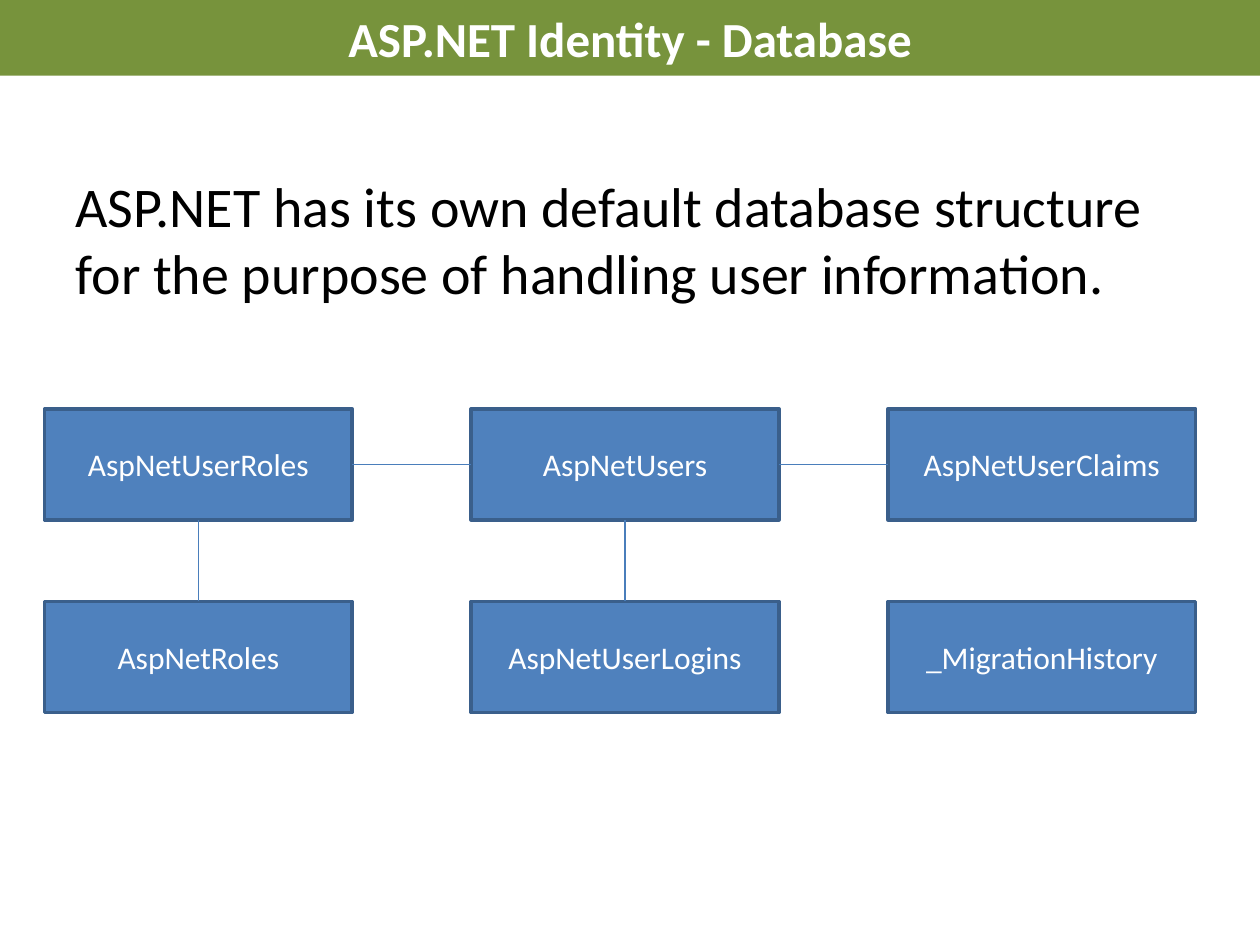
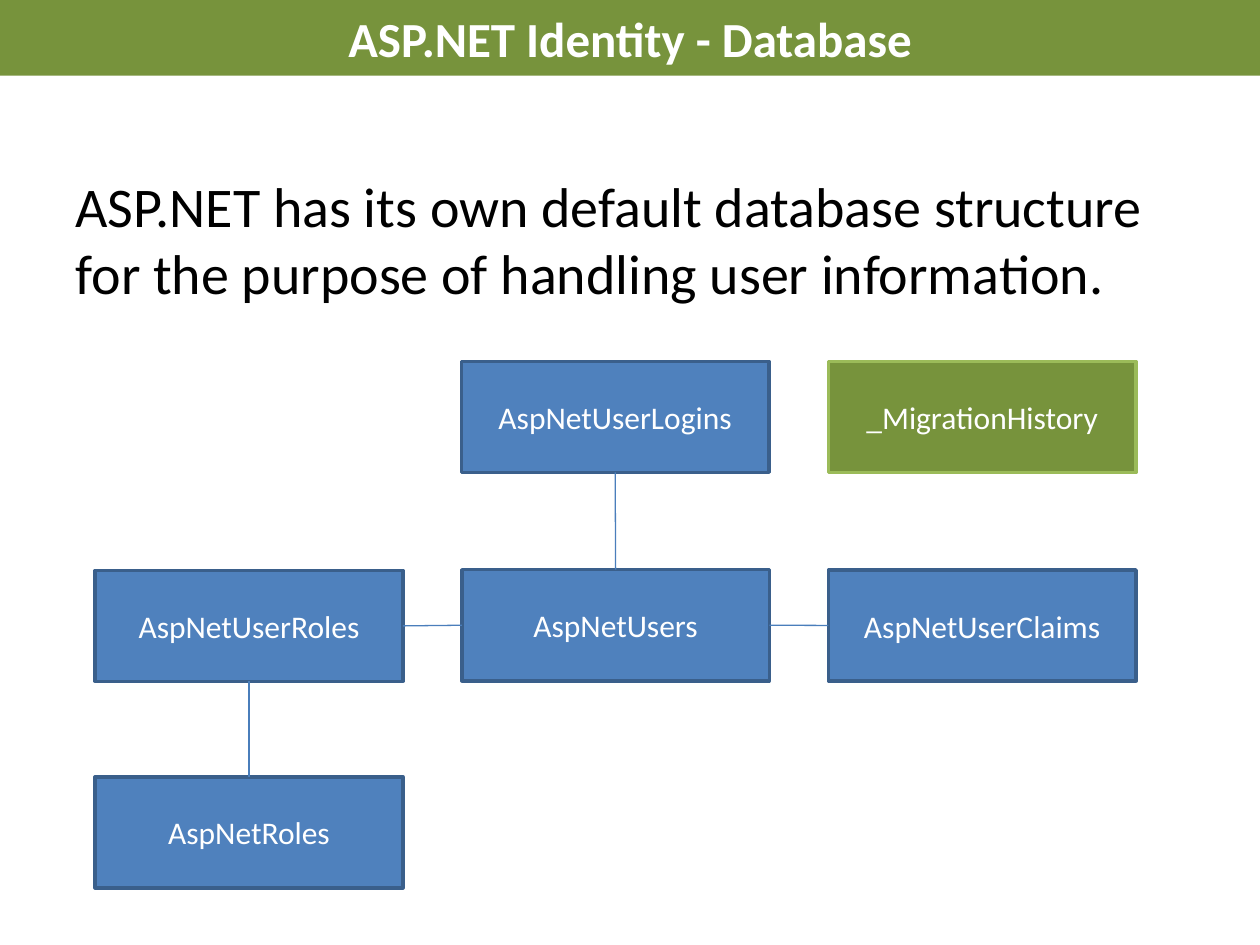
Before and after one commit to AndreasElffors/IdentityTemplate, a slide deck: slide 2 of Documents/Identity-Database.pptx. Drawn at 1260x945 pixels with LibreOffice and Linux fonts; fonts in the diff are those of the drawing; background and template pictures are left out. Boxes give left, top, right and bottom in pixels: in the first picture for what was removed or moved away, otherwise in the second. Text is boxed around its words. In the diff, an @@ line names an element or a change of style, - is before the commit and + after.

```diff
--- a/Documents/Identity-Database.pptx
+++ b/Documents/Identity-Database.pptx
@@ rectangle "AspNetUserLogins": place and size @@
-rectangle "AspNetUserLogins" at box(471, 601, 779, 712)
+rectangle "AspNetUserLogins" at box(461, 362, 769, 472)
@@ rectangle "_MigrationHistory": place and size @@
-rectangle "_MigrationHistory" at box(888, 601, 1196, 712)
+rectangle "_MigrationHistory" at box(828, 362, 1135, 472)
@@ rectangle "_MigrationHistory" at box(828, 362, 1135, 472): fill #4F81BD to #77933C; outline #3A5F8C 2 pt to #9BBB59 2 pt @@
@@ line moved from (625, 520) - (625, 601) to (616, 570) - (615, 472) @@
@@ rectangle "AspNetUserRoles": place and size @@
-rectangle "AspNetUserRoles" at box(44, 408, 352, 519)
+rectangle "AspNetUserRoles" at box(96, 571, 403, 682)
@@ rectangle "AspNetUsers": place and size @@
-rectangle "AspNetUsers" at box(471, 408, 779, 519)
+rectangle "AspNetUsers" at box(462, 570, 770, 680)
@@ rectangle "AspNetUserClaims": place and size @@
-rectangle "AspNetUserClaims" at box(888, 408, 1196, 519)
+rectangle "AspNetUserClaims" at box(828, 570, 1135, 680)
@@ line moved from (353, 464) - (471, 464) to (403, 626) - (462, 625) @@
@@ line moved from (779, 464) - (888, 464) to (770, 625) - (828, 625) @@
@@ line moved from (198, 520) - (198, 601) to (249, 682) - (249, 776) @@
@@ rectangle "AspNetRoles": place and size @@
-rectangle "AspNetRoles" at box(44, 601, 352, 712)
+rectangle "AspNetRoles" at box(96, 776, 403, 887)
```
Also in this commit, not shown: 2 other slides changed, 4 slides added, 5 slides removed, 3 other files.
